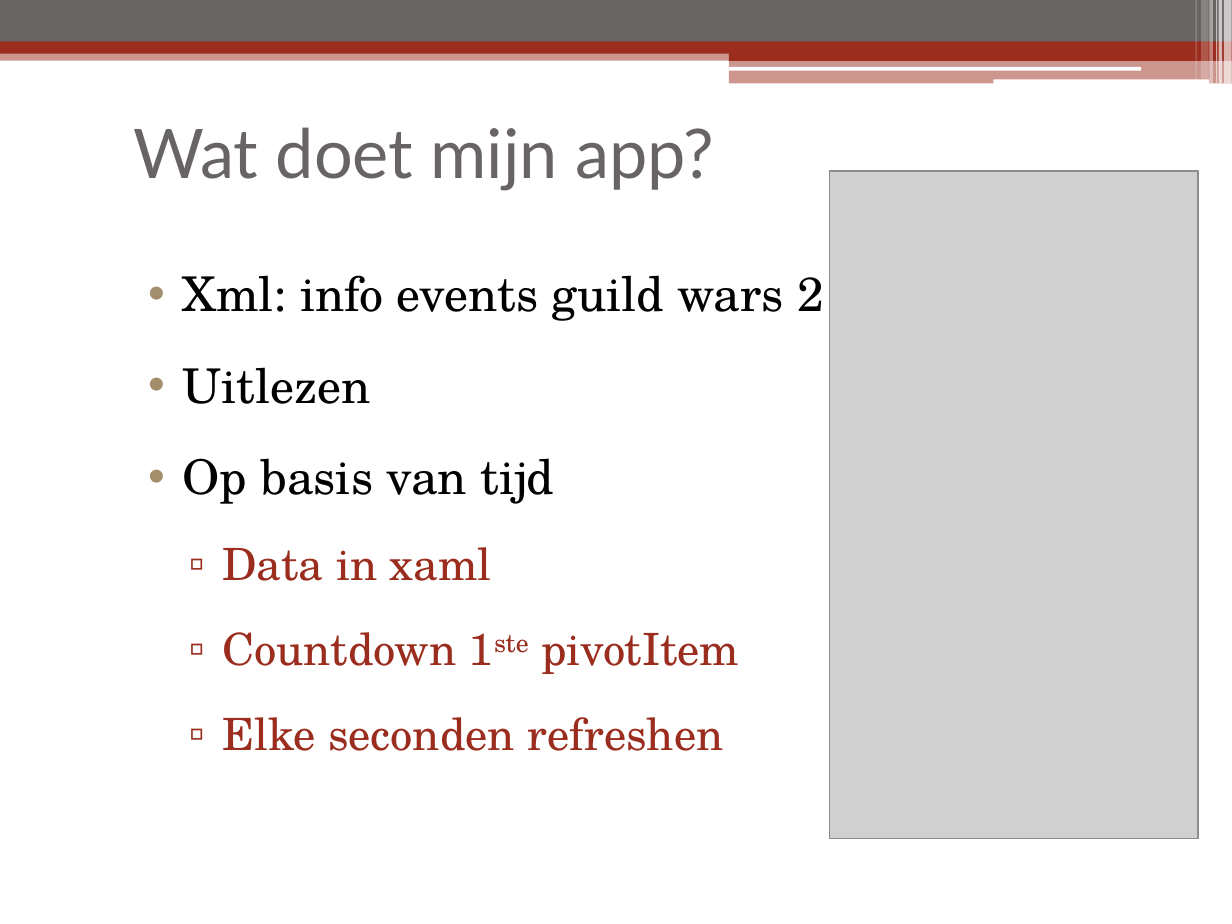
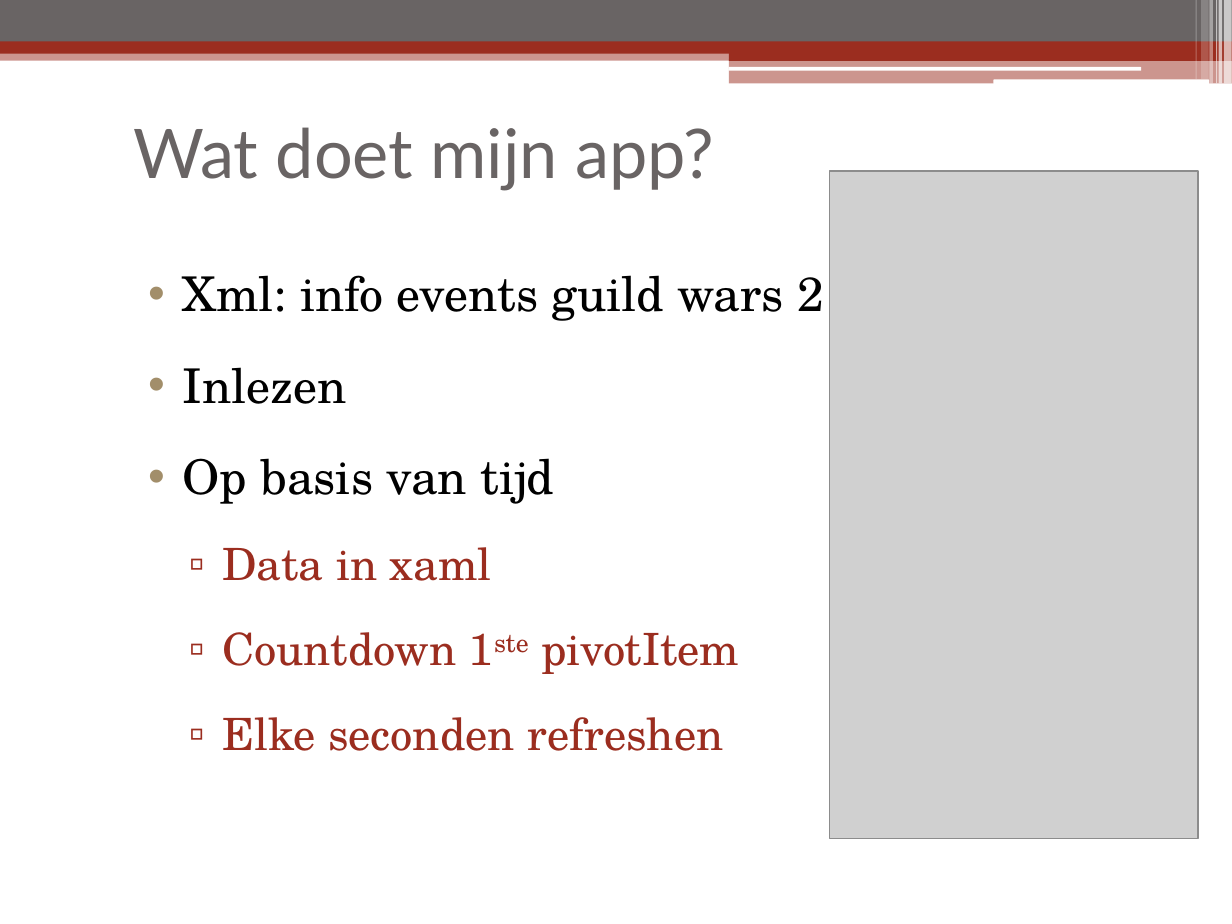
Before and after one commit to sarah994/WebAppEventTimer, a slide deck: slide 3 of Gw2AppPresentatie.pptx. Drawn at 1232x924 pixels with LibreOffice and Linux fonts; fonts in the diff are those of the drawing; grey boxes stand for pictures. Boxes give left, top, right and bottom in pixels: in the first picture for what was removed or moved away, otherwise in the second. Text is boxed around its words. In the diff, an @@ line names an element or a change of style, - is before the commit and + after.

```diff
--- a/Gw2AppPresentatie.pptx
+++ b/Gw2AppPresentatie.pptx
@@ text at bbox=[183, 367, 347, 404]: text changed @@
-• Uitlezen
+• Inlezen
```
